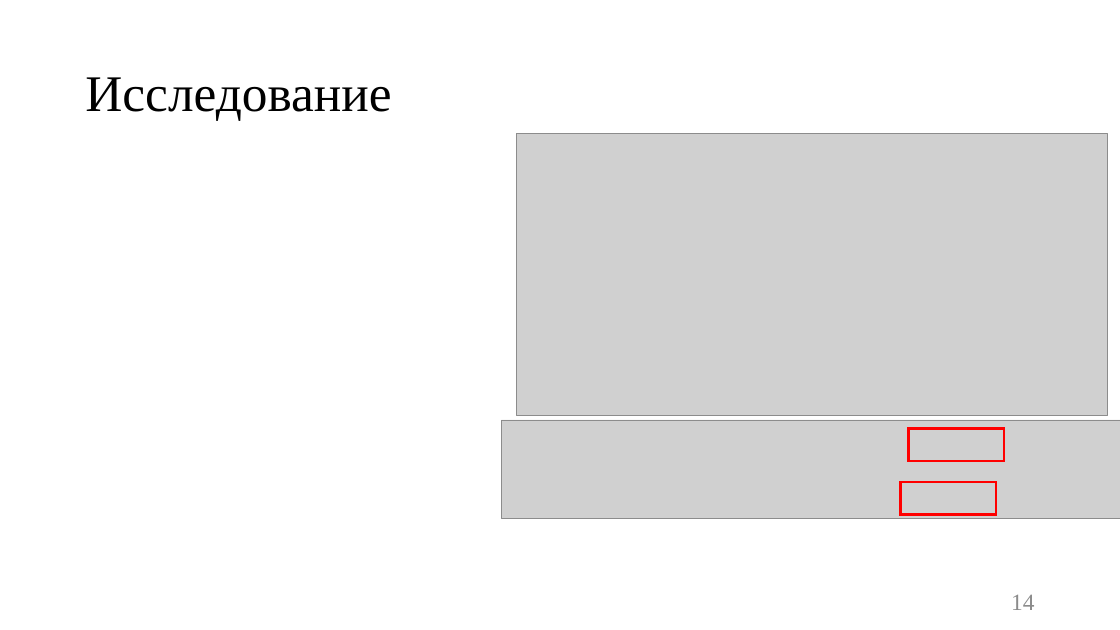
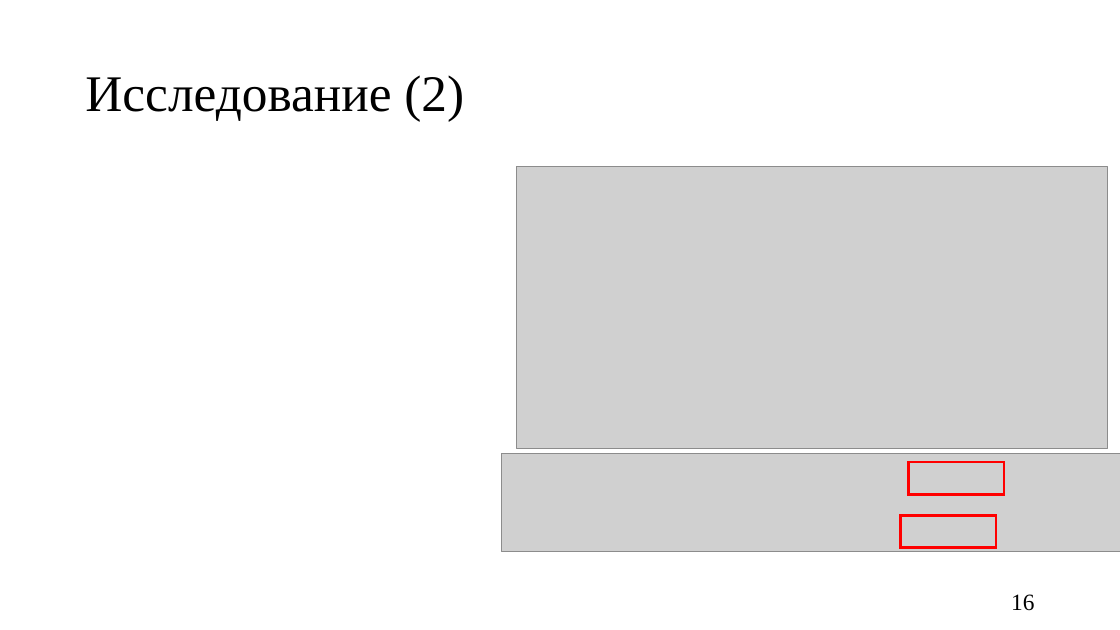
Before and after one commit to Kukushenok/competitive-math-game, a slide deck: slide 16 of docs/presentation.pptx (slide 14 before the commit). Drawn at 1120x630 pixels with LibreOffice and Linux fonts; fonts in the diff are those of the drawing; grey boxes stand for pictures. Boxes give left, top, right and bottom in pixels: in the first picture for what was removed or moved away, otherwise in the second. Text is boxed around its words. In the diff, an @@ line names an element or a change of style, - is before the commit and + after.

```diff
--- a/docs/presentation.pptx
+++ b/docs/presentation.pptx
@@ title at (x1=85, y1=75, x2=464, y2=121): text changed @@
-Исследование
+Исследование (2)
@@ 2 pictures, 2 rectangles moved together from (x1=502, y1=133, x2=1120, y2=518) to (x1=502, y1=166, x2=1120, y2=552) @@
@@ page number at (x1=1011, y1=594, x2=1034, y2=611): text changed; text colour #8C8C8C to #000000 @@
-14
+16
```
Also in this commit, not shown: 8 other slides changed, 2 slides added, 14 other files.
